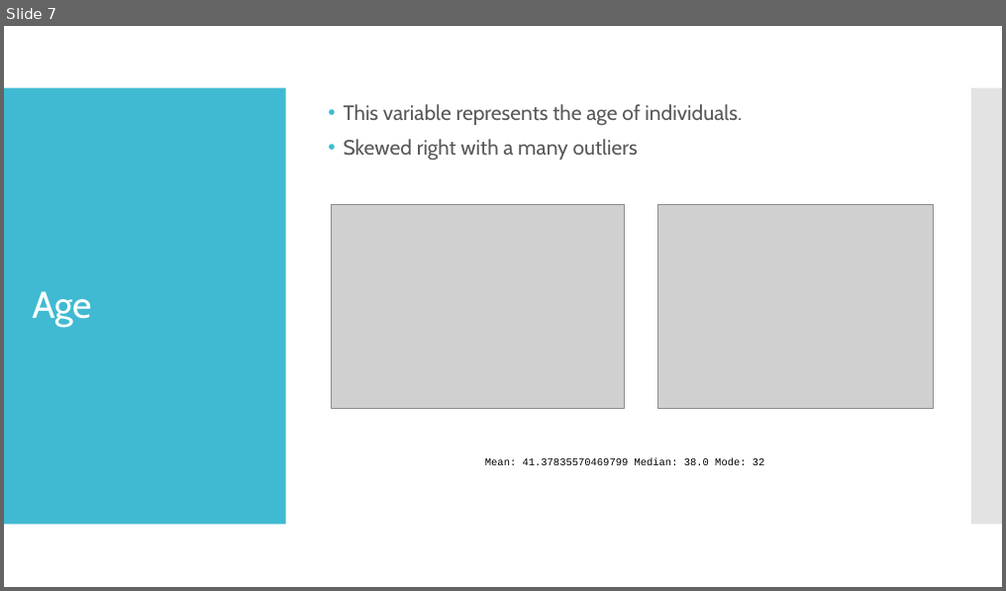
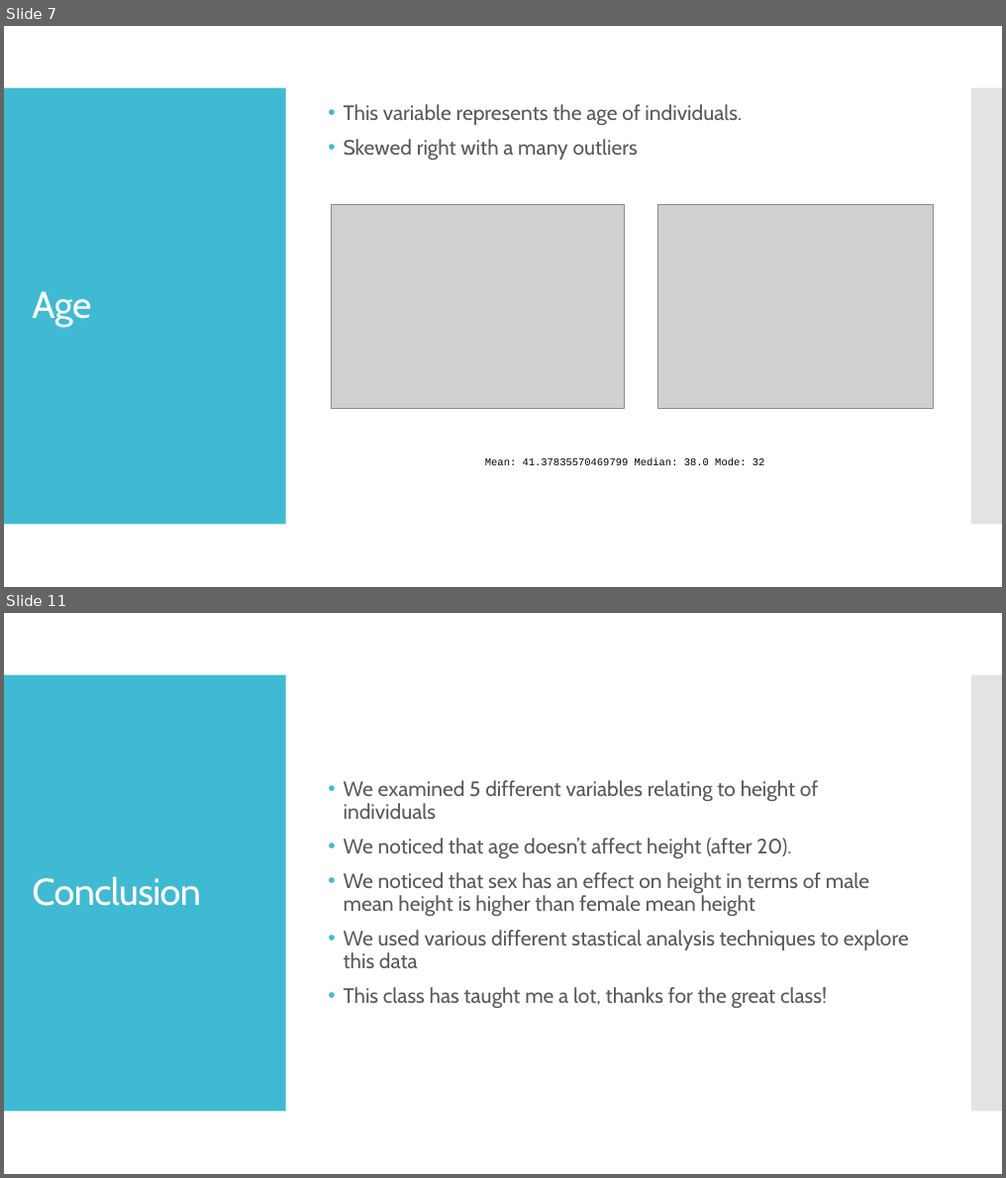
Before and after one commit to kalaikalyan/DSC530Final, a slide deck: Final Project – DSC530.pptx. Shown one above the other, each under a label of ours: slide 7 before the commit, slides 7 and 11 after it; the slides between them are not shown. The pictures are 1006x591 and 1006x1178 pixels, drawn with LibreOffice and Linux fonts; fonts in the diff are those of the drawing; grey boxes stand for pictures. Boxes give left, top, right and bottom in pixels: in the first picture for what was removed or moved away, otherwise in the second. Text is boxed around its words. In the diff, an @@ line names an element or a change of style, - is before the commit and + after.

```diff
--- a/Final Project – DSC530.pptx
+++ b/Final Project – DSC530.pptx
@@ slide 11 added at bbox=[4, 613, 1002, 1174], background #FFFFFF; not listed: 2 template elements that a slide beside it also shows @@
@@ text added at bbox=[344, 780, 909, 1008], 20 pt, text #595959 @@
+• We examined 5 different variables relating to height of individuals
+• We noticed that age doesn’t affect height (after 20).
+• We noticed that sex has an effect on height in terms of male mean height is higher than female mean height
+• We used various different stastical analysis techniques to explore this data
+• This class has taught me a lot, thanks for the great class!
@@ title added at bbox=[32, 876, 201, 906], 36 pt, text #FFFFFF @@
+Conclusion
```
Also in this commit, not shown: 3 other slides added, 1 slide removed, 1 other file.
